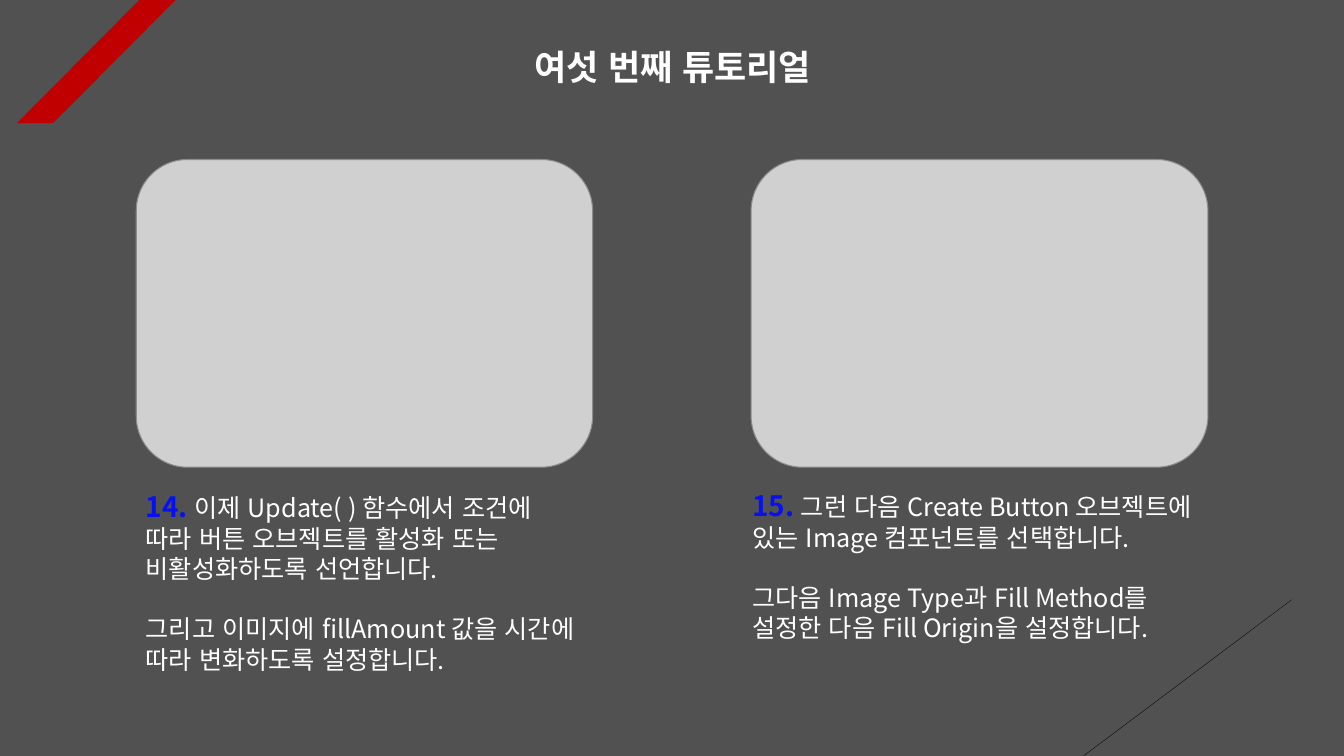
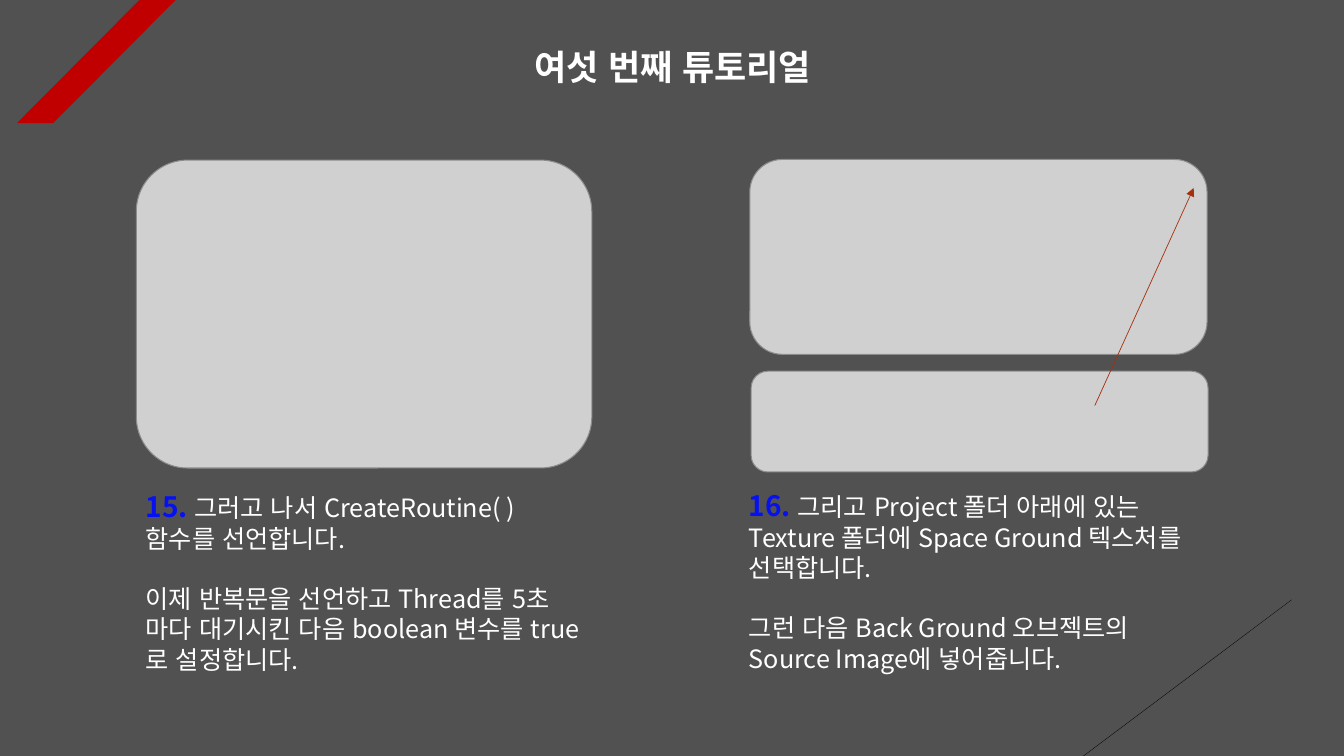
Before and after one commit to Unity2033/3D-UnityEngine, a slide deck: slide 6 of Assets/Instantiate & Destroy/PPT Data/Instatiate and Destroy Example.pptx. Drawn at 1344x756 pixels with LibreOffice and Linux fonts; fonts in the diff are those of the drawing; grey boxes stand for pictures. Boxes give left, top, right and bottom in pixels: in the first picture for what was removed or moved away, otherwise in the second. Text is boxed around its words. In the diff, an @@ line names an element or a change of style, - is before the commit and + after.

```diff
--- a/Assets/Instantiate & Destroy/PPT Data/Instatiate and Destroy Example.pptx
+++ b/Assets/Instantiate & Destroy/PPT Data/Instatiate and Destroy Example.pptx
@@ picture: place and size @@
-picture at [751,159,1208,467]
+picture at [750,159,1208,354]
@@ arrow added from (1095, 405) to (1194, 189), #A5300F 0.5 pt dashed @@
@@ picture added at [751,371,1208,472] @@
@@ text at [146,496,549,671]: text changed @@
-14. 이제 Update( ) 함수에서 조건에 따라 버튼 오브젝트를 활성화 또는 비활성화하도록 선언합니다.
-그리고 이미지에 fillAmount 값을 시간에 따라 변화하도록 설정합니다.
+15. 그러고 나서 CreateRoutine( ) 함수를 선언합니다.
+이제 반복문을 선언하고 Thread를 5초 마다 대기시킨 다음 boolean 변수를 true로 설정합니다.
@@ text at [749,495,1139,674]: text changed @@
-15. 그런 다음 Create Button 오브젝트에 있는 Image 컴포넌트를 선택합니다.
-그다음 Image Type과 Fill Method를 설정한 다음 Fill Origin을 설정합니다.
+16. 그리고 Project 폴더 아래에 있는 Texture 폴더에 Space Ground 텍스처를 선택합니다.
+그런 다음 Back Ground 오브젝트의 Source Image에 넣어줍니다.
```
Also in this commit, not shown: 8 other slides changed, 1 slide added, 3 slides removed, 14 other files.
